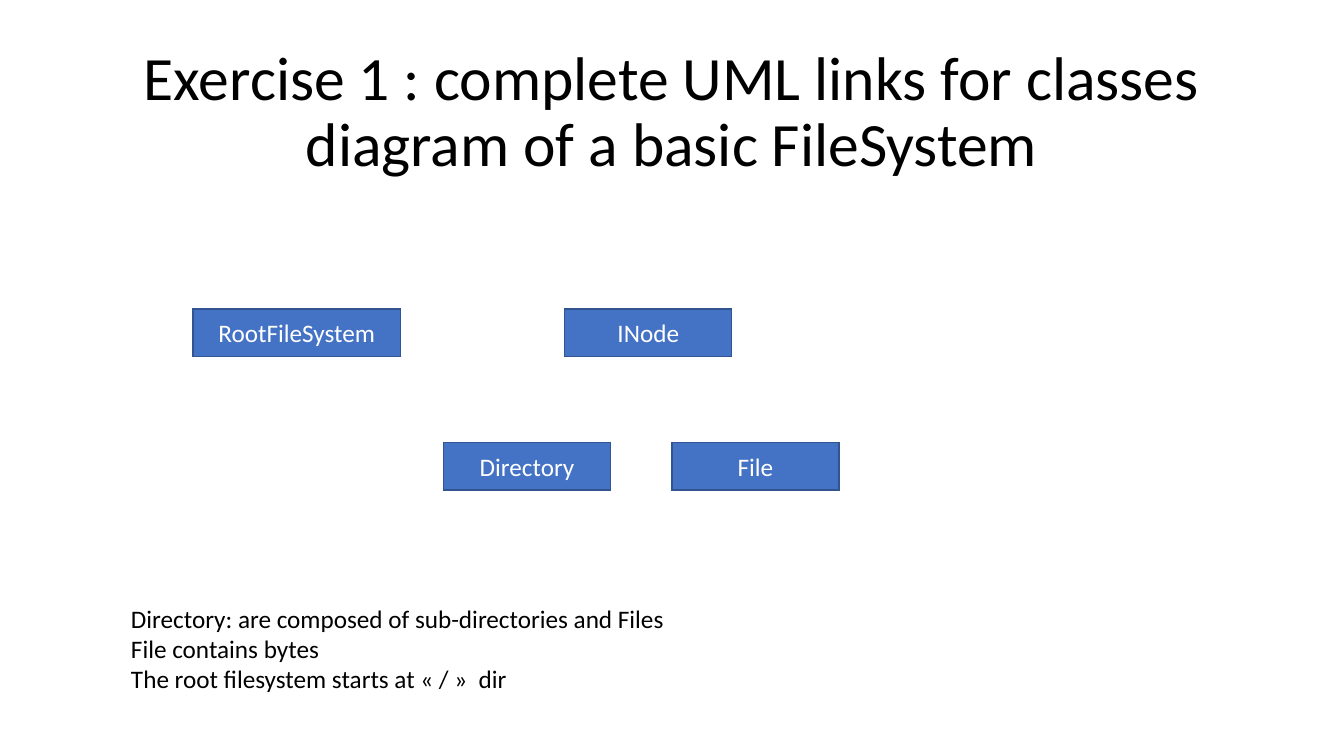
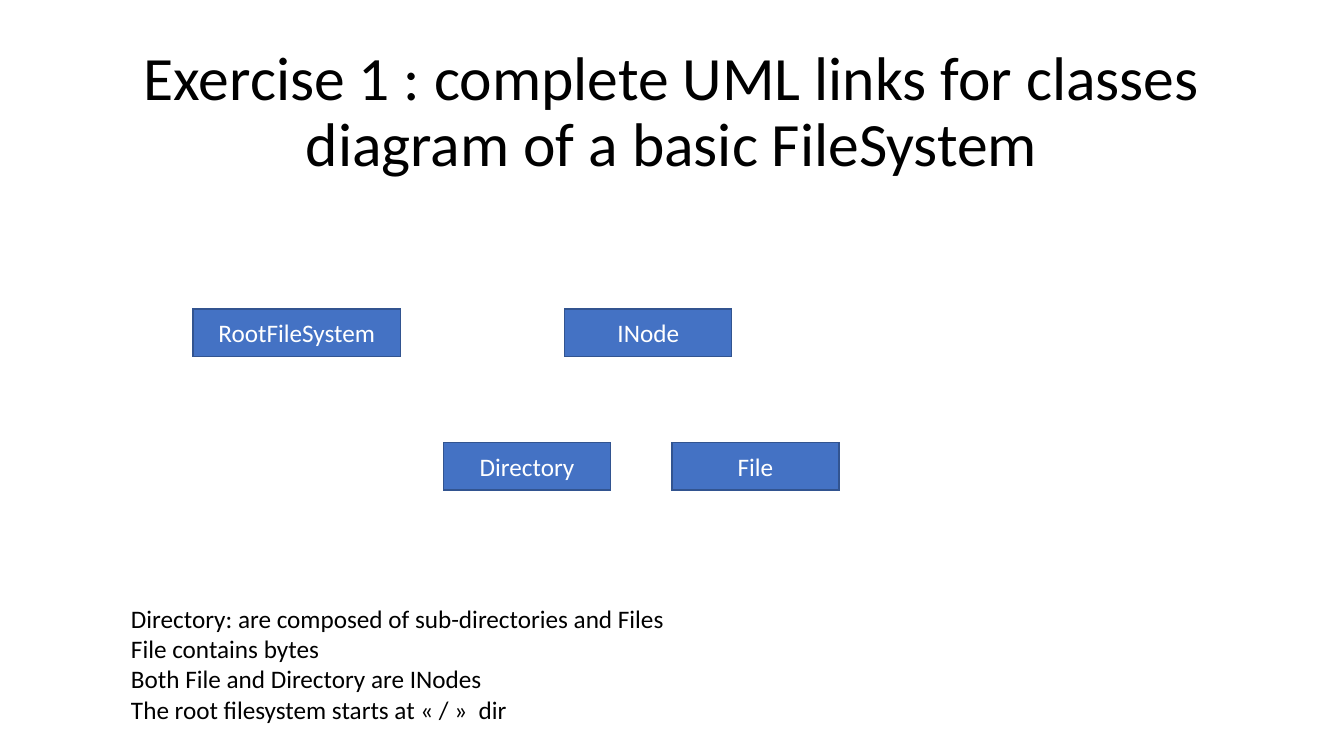
Before and after one commit to Arnaud-Nauwynck/presentations, a slide deck: slide 3 of java/TP-design-patterns/handson-1-design-patterns.pptx. Drawn at 1344x756 pixels with LibreOffice and Linux fonts; fonts in the diff are those of the drawing. Boxes give left, top, right and bottom in pixels: in the first picture for what was removed or moved away, otherwise in the second. Text is boxed around its words. In the diff, an @@ line names an element or a change of style, - is before the commit and + after.

```diff
--- a/java/TP-design-patterns/handson-1-design-patterns.pptx
+++ b/java/TP-design-patterns/handson-1-design-patterns.pptx
@@ text at box(131, 670, 481, 692): paragraph added @@
+Both File and Directory are INodes
```
Also in this commit, not shown: 3 other slides changed, 3 other files.
